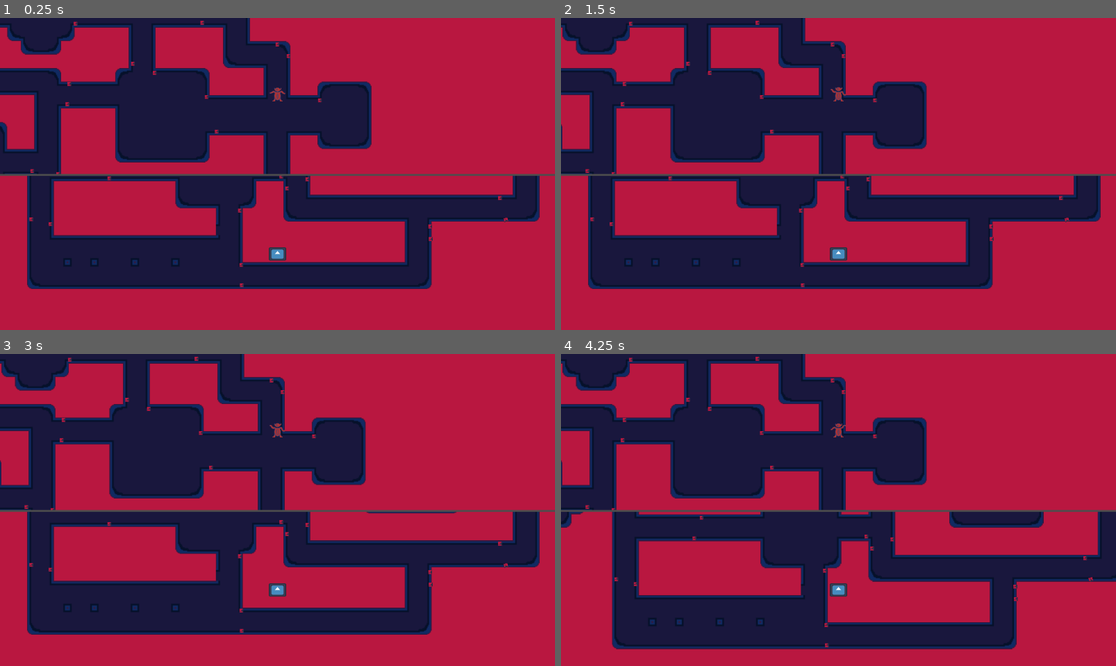
Above: before the commit, frames 1-4 (two rows, left to right).
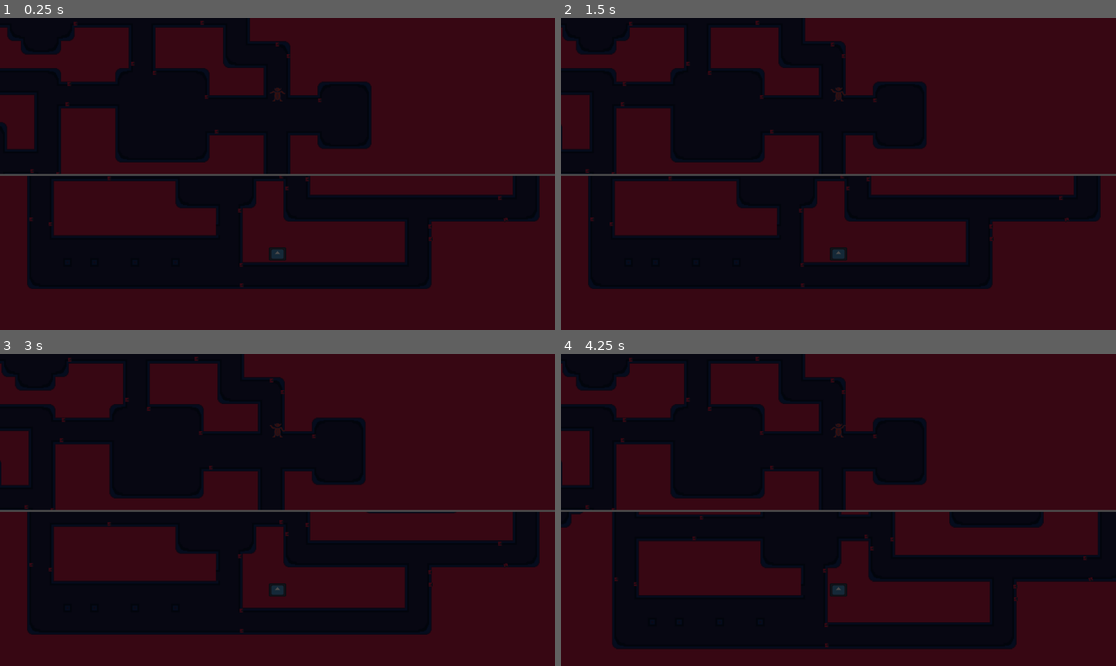
Above: after the commit, the same moments.

Repository: AlejanDroox/light-shadow
Game: Godot game, scene res://scenas/main.tscn
Same seed, same stepped clock (60 frames per second), same inputs: the game is played once before the commit and once after it. The engine's default icon, where the game draws it, is replaced by a stand-in: a white triangle on a blue panel in a dark square. Sound files missing from this copy of the repository are replaced by a short silence.
Inputs:
- Up to frame 1 (0.25 s): no input
- Up to frame 2 (1.5 s): tap Enter (ui_accept) at 0.5, 0.77, 0.8, 1.07, 1.25, 1.35 s; hold Right (ui_right) 0.53-1.28 s; hold Space (ui_select) 0.53-1.28 s; hold S (mov_down) from 1.28 s (still down)
- Up to frame 3 (3 s): tap Enter (ui_accept) at 1.52, 1.82, 2, 2.3, 2.75 s; tap Space (ui_select) at 1.55 s; release S (mov_down) at 2.03 s; hold Right (ui_right) 2.03-2.78 s; hold , (interactuar1) 2.03-2.78 s; hold W (mov_up) from 2.78 s (still down); tap F (interactuar2) at 2.85 s
- Up to frame 4 (4.25 s): tap Enter (ui_accept) at 3.02, 3.32 s; tap Space (ui_select) at 3.05 s; release W (mov_up) at 3.53 s; hold A (mov_left) from 3.53 s (still down); hold Enter (ui_accept) from 3.53 s (still down); tap D (mov_rigth) at 3.6 s

The runs differ from the first frame. In frame 1, 100% of the frame differs, in the area x 0-100%, y 0-100%; in frame 2, 100%; in frame 3, 100%; in frame 4, 100%.

Commit message:
Musica
Los detener

Diff:
--- a/scenas/interruptor.gd
+++ b/scenas/interruptor.gd
@@ -7,7 +7,7 @@
 
 
 # Called every frame. 'delta' is the elapsed time since the previous frame.
-func _process(delta):
+func _process(_delta):
 	pass
 
 
--- a/scenas/main.gd
+++ b/scenas/main.gd
@@ -4,13 +4,25 @@
 
 # Called when the node enters the scene tree for the first time.
 func _ready():
-	musica_juego.play()
+	pass
 
 
 # Called every frame. 'delta' is the elapsed time since the previous frame.
 func _process(_delta):
 	pass
 
+func _input(event):
+	if event.is_action_pressed("ui_select"):
+		print("L")
+		musica_juego.stop()
+		music_menu.stop()
 
-func _on_music_menu_finished() -> void:
+func _input1(event):
+	if event.is_action_pressed("ui_accept"):
+		print("A")
+		musica_juego.play()
+		music_menu.play()
+
+
+func _on_musica_juego_finished() -> void:
 	musica_juego.play()
--- a/scenas/main.tscn
+++ b/scenas/main.tscn
@@ -1,10 +1,11 @@
-[gd_scene load_steps=7 format=3 uid="uid://b5f3tayjy1txl"]
+[gd_scene load_steps=8 format=3 uid="uid://b5f3tayjy1txl"]
 
 [ext_resource type="Script" path="res://scenas/main.gd" id="1_gjchf"]
 [ext_resource type="Script" path="res://addons/split_screen_2d/split_screen_2d.gd" id="2_biilv"]
 [ext_resource type="PackedScene" uid="uid://bov30unw1c0ou" path="res://PLayer/player.tscn" id="2_mtp1a"]
 [ext_resource type="PackedScene" uid="uid://1xf6p72xwxyv" path="res://scenas/niveles/nivel_1.tscn" id="3_vwb74"]
 [ext_resource type="PackedScene" uid="uid://bqwcml32u5xja" path="res://PLayer/player2.tscn" id="6_70isr"]
+[ext_resource type="AudioStream" uid="uid://cdamx542t208d" path="res://Music/Music prin.mp3" id="6_vpo0p"]
 [ext_resource type="AudioStream" uid="uid://c7yn2odwd25f3" path="res://Music/Music second.mp3" id="7_uoc0c"]
 
 [node name="main" type="Node2D"]
@@ -33,8 +34,8 @@
 
 [node name="Music_Menu" type="AudioStreamPlayer2D" parent="."]
 stream = ExtResource("7_uoc0c")
-autoplay = true
 
 [node name="Musica_Juego" type="AudioStreamPlayer2D" parent="."]
+stream = ExtResource("6_vpo0p")
 
-[connection signal="finished" from="Music_Menu" to="." method="_on_music_menu_finished"]
+[connection signal="finished" from="Musica_Juego" to="." method="_on_musica_juego_finished"]
--- a/scenas/niveles/nivel_1.tscn
+++ b/scenas/niveles/nivel_1.tscn
@@ -304,9 +304,8 @@
 [node name="Nivel1" type="Node2D"]
 
 [node name="CanvasModulate" type="CanvasModulate" parent="."]
-visible = false
 position = Vector2(199, 86)
-color = Color(0, 0, 0, 1)
+color = Color(0.295867, 0.295866, 0.295866, 1)
 
 [node name="tile map" type="Node" parent="."]
 
